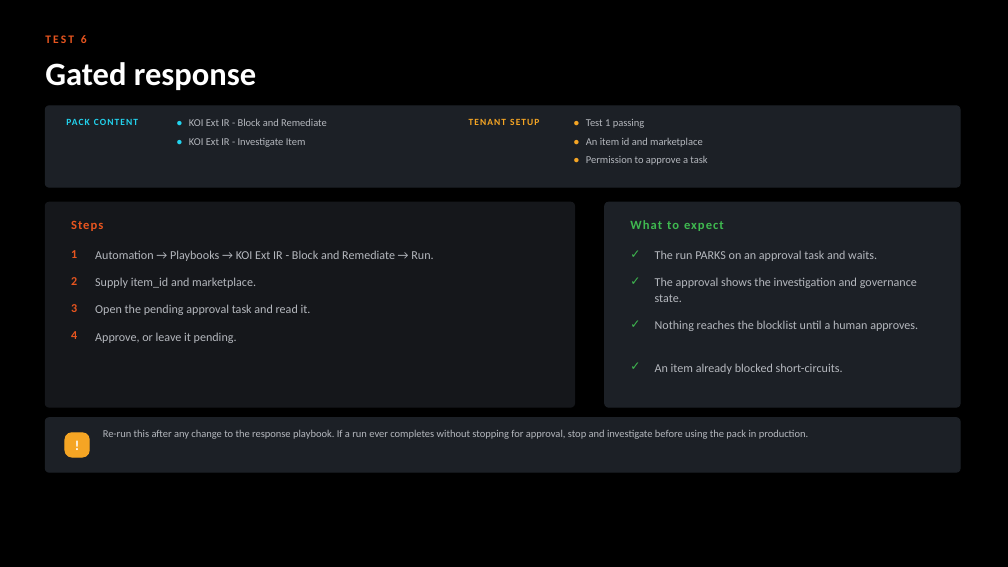
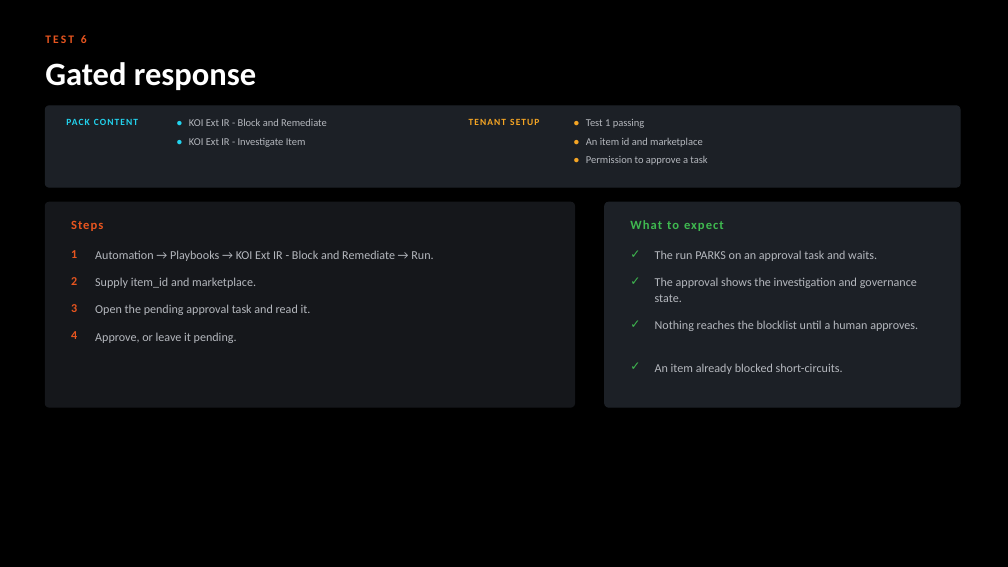
Before and after one commit to ayman-m/koi-xsiam-markeplacepack, a slide deck: slide 10 of docs/KOI_Marketplace_Pack_Test_Guide.pptx. Drawn at 1008x567 pixels with LibreOffice and Linux fonts; fonts in the diff are those of the drawing. Boxes give left, top, right and bottom in pixels: in the first picture for what was removed or moved away, otherwise in the second. Text is boxed around its words. In the diff, an @@ line names an element or a change of style, - is before the commit and + after.

```diff
--- a/docs/KOI_Marketplace_Pack_Test_Guide.pptx
+++ b/docs/KOI_Marketplace_Pack_Test_Guide.pptx
@@ rounded rectangle removed at (x1=45, y1=418, x2=960, y2=473) @@
@@ rounded rectangle removed at (x1=65, y1=433, x2=89, y2=457) @@
@@ text removed at (x1=65, y1=433, x2=89, y2=457) @@
-!
@@ text removed at (x1=103, y1=430, x2=808, y2=439) @@
-Re-run this after any change to the response playbook. If a run ever completes without stopping for approval, stop and investigate before using the pack in production.
```
Also in this commit, not shown: 11 other slides changed, 1 slide removed, 2 other files.
